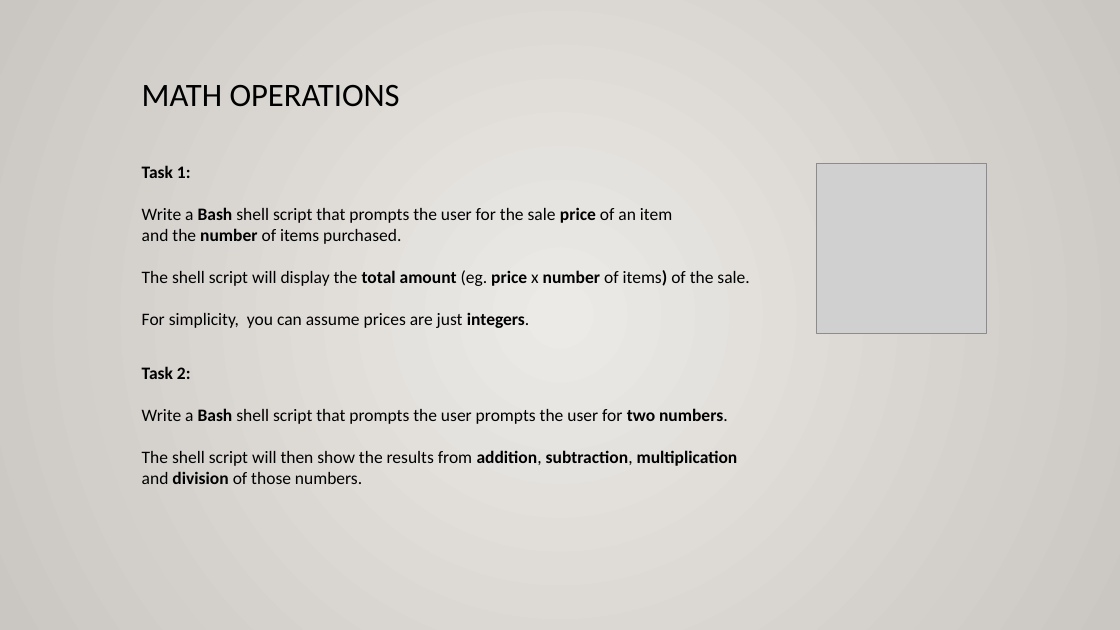
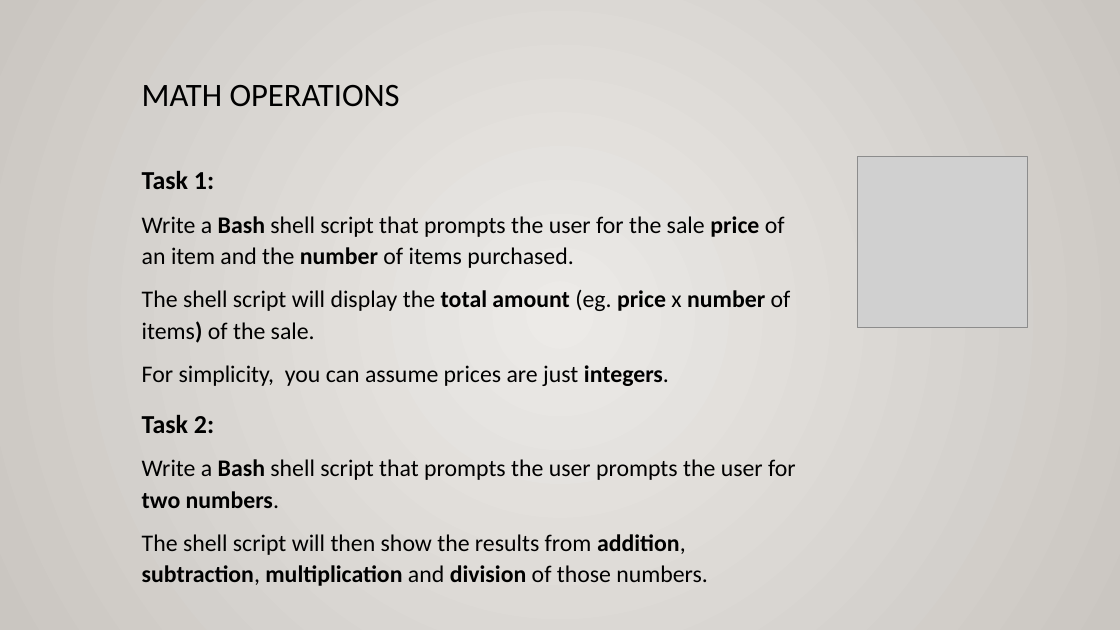
Before and after one commit to ULI101/slides, a slide deck: slide 16 of ULI101-11.2.pptx. Drawn at 1120x630 pixels with LibreOffice and Linux fonts; fonts in the diff are those of the drawing; grey boxes stand for pictures. Boxes give left, top, right and bottom in pixels: in the first picture for what was removed or moved away, otherwise in the second. Text is boxed around its words. In the diff, an @@ line names an element or a change of style, - is before the commit and + after.

```diff
--- a/ULI101-11.2.pptx
+++ b/ULI101-11.2.pptx
@@ text at <box>142,171,796,586</box>: text changed; size 15 to 20.4 pt @@
-Task 1:
-Write a Bash shell script that prompts the user for the sale price of an item
-and the number of items purchased.
-The shell script will display the total amount (eg. price x number of items) of the sale.
-For simplicity, you can assume prices are just integers.
-Task 2:
-Write a Bash shell script that prompts the user prompts the user for two numbers.
-The shell script will then show the results from addition, subtraction, multiplication
-and division of those numbers.
+Task 1:
+Write a Bash shell script that prompts the user for the sale price of an item and the number of items purchased.
+The shell script will display the total amount (eg. price x number of items) of the sale.
+For simplicity, you can assume prices are just integers.
+Task 2:
+Write a Bash shell script that prompts the user prompts the user for two numbers.
+The shell script will then show the results from addition, subtraction, multiplication and division of those numbers.
@@ picture: place and size @@
-picture at <box>817,163,987,334</box>
+picture at <box>858,157,1028,328</box>
```
Also in this commit, not shown: 29 other slides changed, 3 other files.
